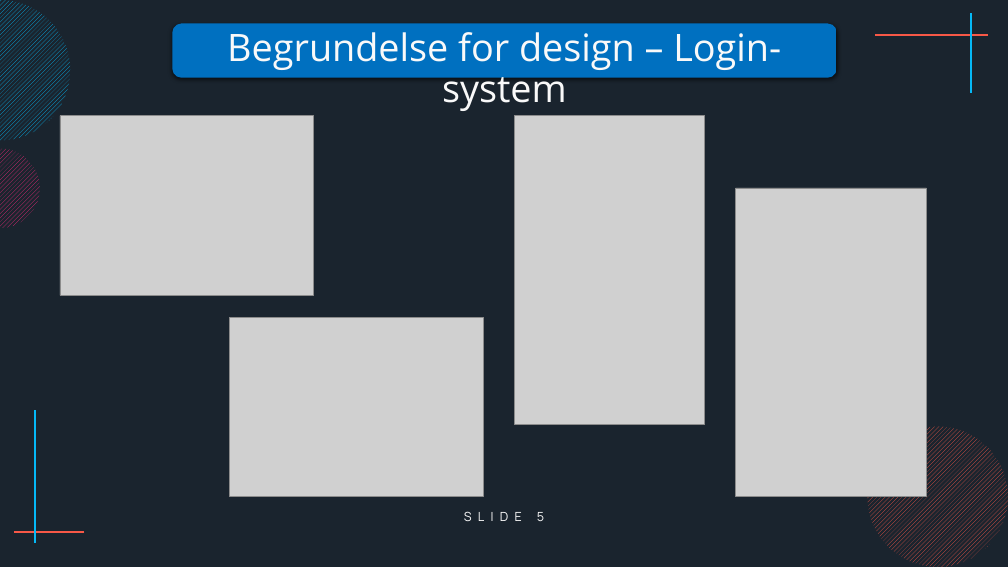
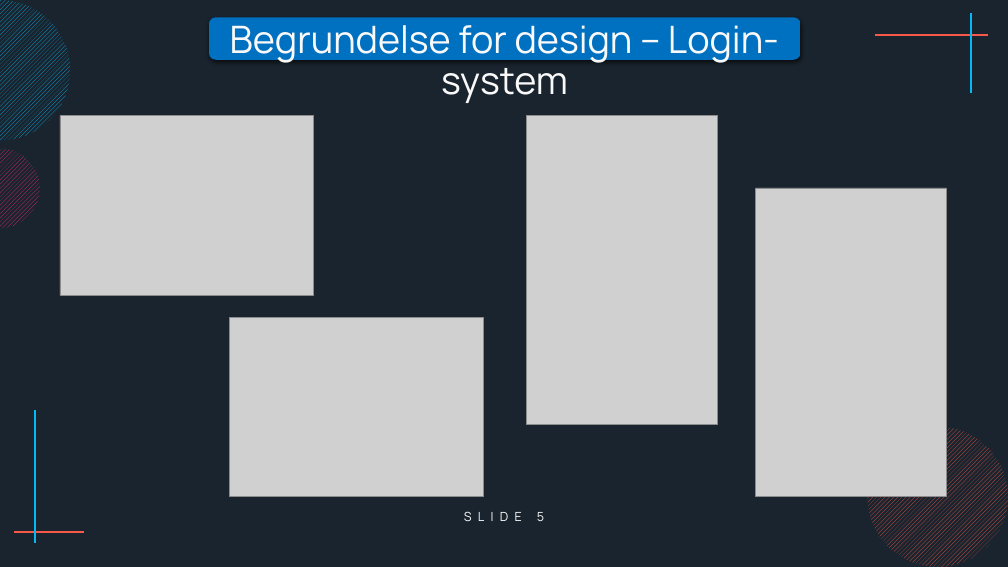
Before and after one commit to ProgrammeringOTGDKlassen/D-klassen-Programmering, a slide deck: slide 5 of Eksamensprojekt - Max/Præsentation/Præsentation af eksamensprojekt.pptx. Drawn at 1008x567 pixels with LibreOffice and Linux fonts; fonts in the diff are those of the drawing; grey boxes stand for pictures. Boxes give left, top, right and bottom in pixels: in the first picture for what was removed or moved away, otherwise in the second. Text is boxed around its words. In the diff, an @@ line names an element or a change of style, - is before the commit and + after.

```diff
--- a/Eksamensprojekt - Max/Præsentation/Præsentation af eksamensprojekt.pptx
+++ b/Eksamensprojekt - Max/Præsentation/Præsentation af eksamensprojekt.pptx
@@ text "Begrundelse for design – Login-system": place and size @@
-text "Begrundelse for design – Login-system" at (227,32,781,111)
+text "Begrundelse for design – Login-system" at (230,25,779,103)
@@ text "Begrundelse for design – Login-system" at (230,25,779,103): font Open Sans to Manrope @@
@@ rounded rectangle: place and size @@
-rounded rectangle at (172,23,837,78)
+rounded rectangle at (209,17,801,60)
@@ picture: place and size @@
-picture at (514,116,705,424)
+picture at (526,116,717,424)
@@ picture: place and size @@
-picture at (736,188,926,497)
+picture at (756,188,947,497)
```
Also in this commit, not shown: 6 other slides changed, 1 slide added, 1 other file.
